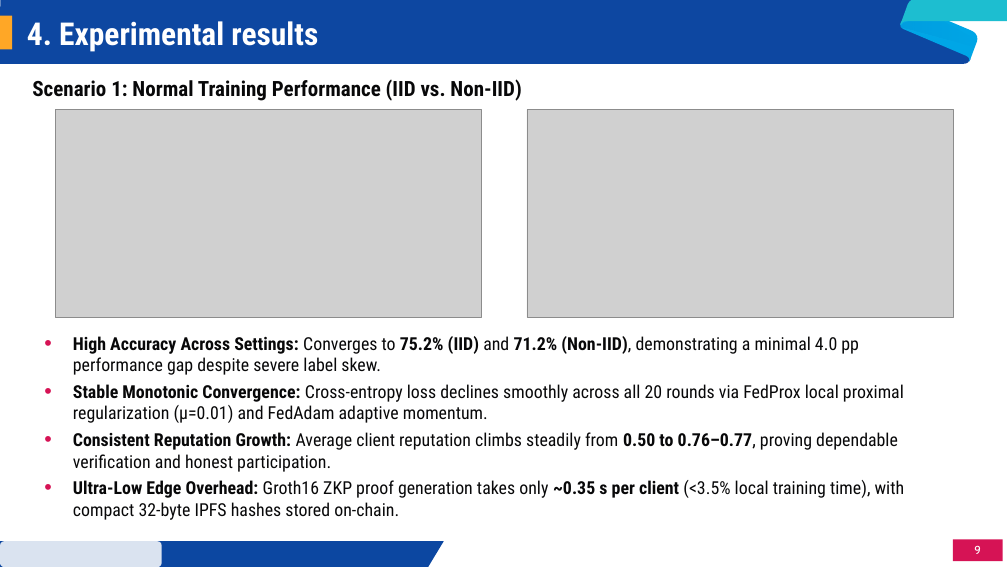
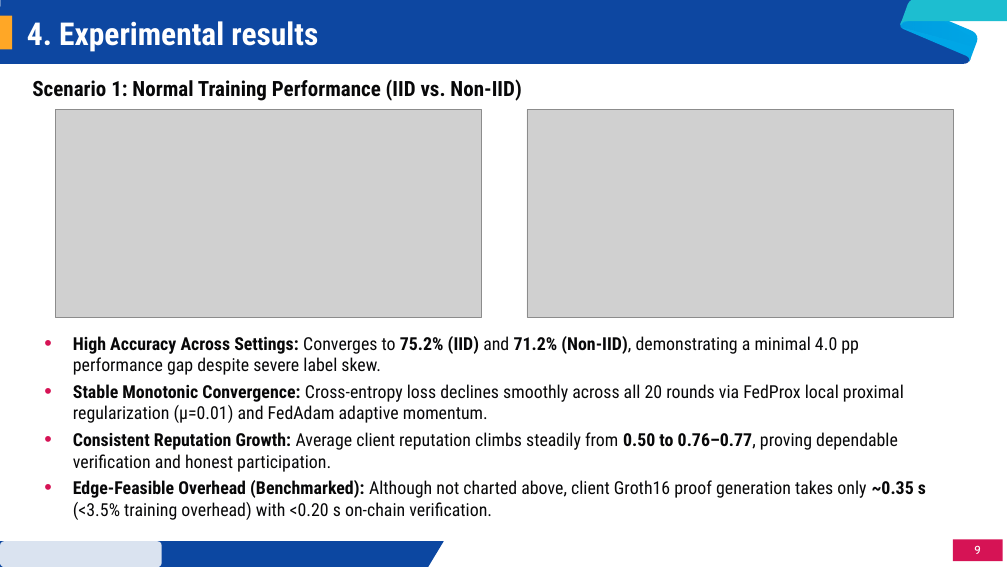
Before and after one commit to Ragingsnake/Project_NT114-main, a slide deck: slide 9 of presentation/ComNetSat2026_Presentation.pptx. Drawn at 1008x567 pixels with LibreOffice and Linux fonts; fonts in the diff are those of the drawing; grey boxes stand for pictures; background and template pictures are left out. Boxes give left, top, right and bottom in pixels: in the first picture for what was removed or moved away, otherwise in the second. Text is boxed around its words. In the diff, an @@ line names an element or a change of style, - is before the commit and + after.

```diff
--- a/presentation/ComNetSat2026_Presentation.pptx
+++ b/presentation/ComNetSat2026_Presentation.pptx
@@ text at bbox=[73, 480, 926, 520]: text changed @@
-• Ultra-Low Edge Overhead: Groth16 ZKP proof generation takes only ~0.35 s per client (<3.5% local training time), with compact 32-byte IPFS hashes stored on-chain.
+• Edge-Feasible Overhead (Benchmarked): Although not charted above, client Groth16 proof generation takes only ~0.35 s (<3.5% training overhead) with <0.20 s on-chain verification.
```
Also in this commit, not shown: 1 other slide changed, 1 other file.
